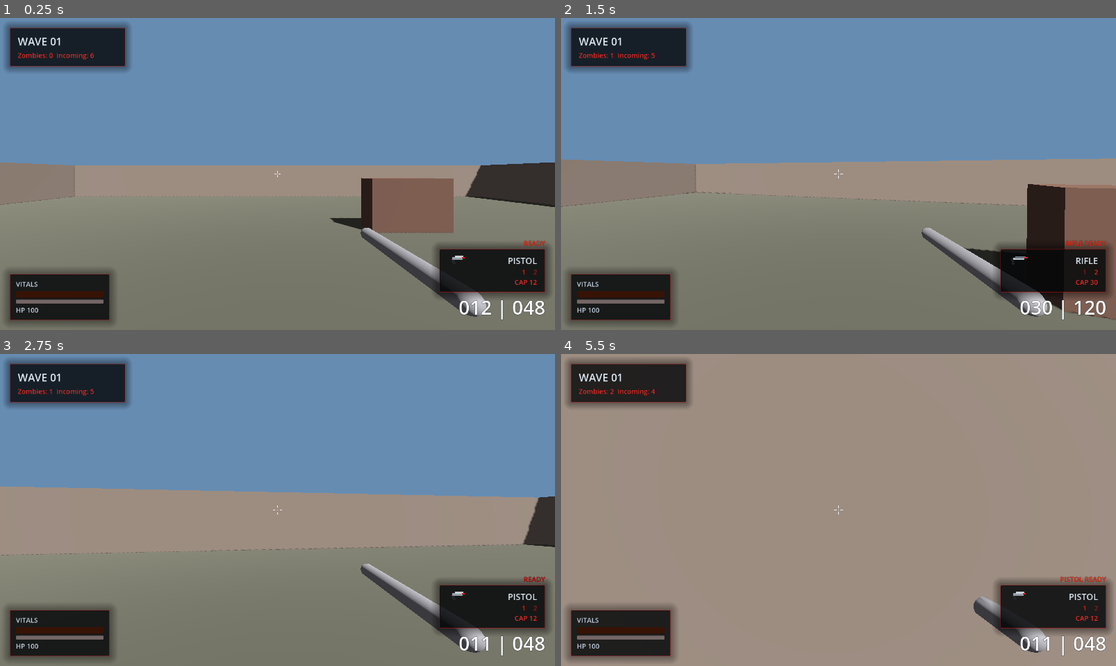
Above: before the commit, frames 1-4 (two rows, left to right).
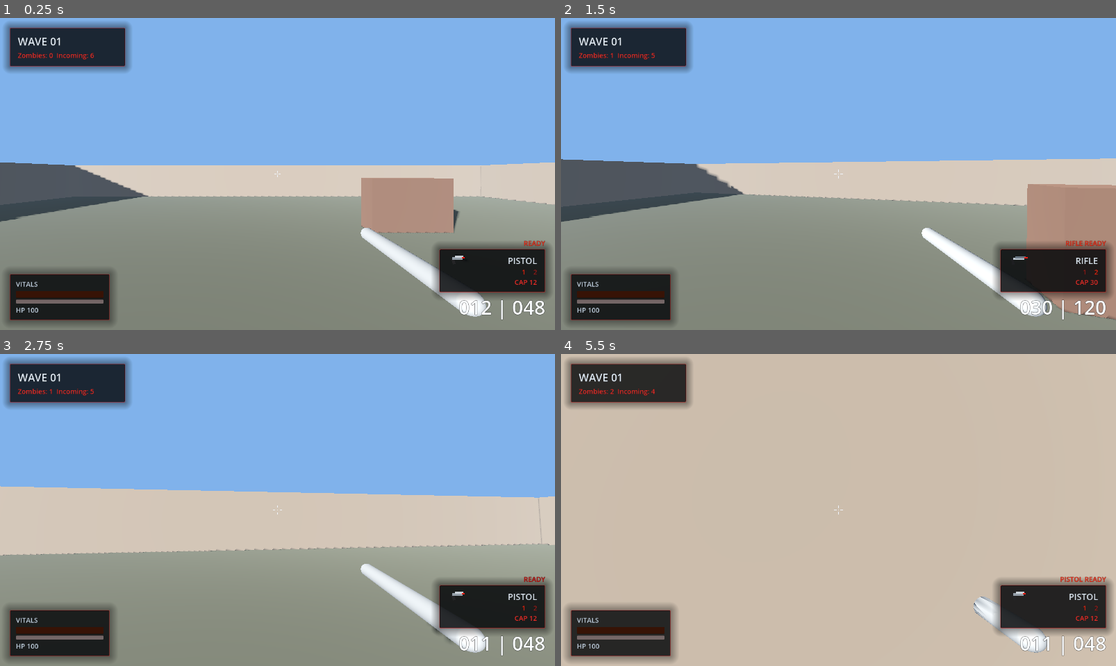
Above: after the commit, the same moments.

Repository: KernPhilipp/Dead-Zones
Game: Godot game, scene res://scenes/main.tscn
Same seed, same stepped clock (60 frames per second), same inputs: the game is played once before the commit and once after it.
Inputs (mouse positions are in pixels of both pictures, inside the frame that each line leads up to):
- Up to frame 1 (0.25 s): no input
- Up to frame 2 (1.5 s): move the mouse to (866, 174) at 0.52 s; hold W (move_forward) from 0.53 s (still down); click (866, 174) at 0.6 s; tap Space (jump) at 0.77 s; move the mouse to (810, 174) at 1.27 s; tap Mouse wheel down (weapon_next) at 1.35 s
- Up to frame 3 (2.75 s): keep holding W (move_forward); tap Space (jump) at 1.52 s; move the mouse to (288, 503) at 2.02 s; tap Mouse wheel up (weapon_prev) at 2.1 s
- Up to frame 4 (5.5 s): keep holding W (move_forward); move the mouse to (832, 516) at 2.77 s; tap 1 (weapon_slot_1) at 2.85 s; tap Space (jump) at 3.02, 3.77, 4.52 s; move the mouse to (877, 513) at 3.52 s; tap 2 (weapon_slot_2) at 3.6 s; move the mouse to (794, 506) at 4.27 s; click (794, 506) at 4.35 s; move the mouse to (844, 510) at 5.02 s; tap Mouse wheel down (weapon_next) at 5.1 s

The runs differ from the first frame. In frame 1, 63% of the frame differs, in the area x 0-100%, y 0-96%; in frame 2, 65%; in frame 3, 72%; in frame 4, 92%, in the area x 0-100%, y 0-100%.

Commit message:
Add EnvironmentController script for dynamic weather system
- Implemented a new EnvironmentController script to manage weather states including clear, cloudy, foggy, rainy, and stormy conditions.
- Introduced weather profiles with parameters for sky shadow, fog density, rain amount, light and ambient multipliers, and storminess.
- Added functionality for day/night cycle, weather transitions, and lightning effects.
- Created rain particle system with adjustable parameters based on weather conditions.
- Configured environment settings such as ambient light, fog, and background color based on current weather and time of day.
- Included methods for updating weather state, applying environmental effects, and generating time labels.

Diff:
--- a/scenes/main.tscn
+++ b/scenes/main.tscn
@@ -1,8 +1,9 @@
-[gd_scene load_steps=8 format=3 uid="uid://main0001"]
+[gd_scene load_steps=9 format=3 uid="uid://main0001"]
 
 [ext_resource type="PackedScene" path="res://scenes/player.tscn" id="1_player"]
 [ext_resource type="PackedScene" path="res://scenes/hud.tscn" id="2_hud"]
 [ext_resource type="Script" path="res://scripts/game_manager.gd" id="3_gm"]
+[ext_resource type="Script" path="res://scripts/environment_controller.gd" id="4_env"]
 
 [sub_resource type="StandardMaterial3D" id="StandardMaterial3D_floor"]
 albedo_color = Color(0.35, 0.35, 0.3, 1)
@@ -32,6 +33,9 @@
 
 [node name="WorldEnvironment" type="WorldEnvironment" parent="."]
 environment = SubResource("Environment_world")
+
+[node name="EnvironmentController" type="Node3D" parent="."]
+script = ExtResource("4_env")
 
 [node name="Map" type="Node3D" parent="."]
 
--- /dev/null
+++ b/scripts/environment_controller.gd
@@ -0,0 +1,355 @@
+extends Node3D
+
+const WEATHER_CLEAR := 0
+const WEATHER_CLOUDY := 1
+const WEATHER_FOGGY := 2
+const WEATHER_RAIN := 3
+const WEATHER_STORM := 4
+
+const WEATHER_PROFILES := {
+	WEATHER_CLEAR: {
+		"sky_shadow": 0.0,
+		"fog_density": 0.002,
+		"rain_amount": 0.0,
+		"light_multiplier": 1.0,
+		"ambient_multiplier": 1.0,
+		"storminess": 0.0
+	},
+	WEATHER_CLOUDY: {
+		"sky_shadow": 0.18,
+		"fog_density": 0.006,
+		"rain_amount": 0.0,
+		"light_multiplier": 0.85,
+		"ambient_multiplier": 0.92,
+		"storminess": 0.0
+	},
+	WEATHER_FOGGY: {
+		"sky_shadow": 0.12,
+		"fog_density": 0.024,
+		"rain_amount": 0.0,
+		"light_multiplier": 0.72,
+		"ambient_multiplier": 0.86,
+		"storminess": 0.0
+	},
+	WEATHER_RAIN: {
+		"sky_shadow": 0.28,
+		"fog_density": 0.014,
+		"rain_amount": 0.72,
+		"light_multiplier": 0.62,
+		"ambient_multiplier": 0.78,
+		"storminess": 0.15
+	},
+	WEATHER_STORM: {
+		"sky_shadow": 0.45,
+		"fog_density": 0.022,
+		"rain_amount": 1.0,
+		"light_multiplier": 0.46,
+		"ambient_multiplier": 0.7,
+		"storminess": 1.0
+	}
+}
+
+const WEATHER_WEIGHTS := {
+	WEATHER_CLEAR: 0.28,
+	WEATHER_CLOUDY: 0.26,
+	WEATHER_FOGGY: 0.18,
+	WEATHER_RAIN: 0.18,
+	WEATHER_STORM: 0.1
+}
+
+@export var cycle_duration_seconds: float = 240.0
+@export_range(0.0, 1.0, 0.001) var start_time_of_day: float = 0.28
+@export var weather_hold_duration: Vector2 = Vector2(20.0, 38.0)
+@export var weather_transition_duration: float = 7.5
+@export var rain_follow_target_path: NodePath
+@export var rain_follow_height: float = 18.0
+@export var rain_area_size: Vector2 = Vector2(18.0, 18.0)
+
+var sun: DirectionalLight3D
+var world_environment: WorldEnvironment
+var environment: Environment
+var follow_target: Node3D
+var rain_particles: GPUParticles3D
+var rain_material: ParticleProcessMaterial
+var lightning_light: OmniLight3D
+
+var rng := RandomNumberGenerator.new()
+var time_of_day: float = 0.0
+var current_weather: int = WEATHER_CLEAR
+var target_weather: int = WEATHER_CLEAR
+var weather_blend: float = 1.0
+var weather_hold_timer: float = 0.0
+var lightning_timer: float = 0.0
+var lightning_flash_duration: float = 0.0
+var lightning_flash_remaining: float = 0.0
+var lightning_peak_energy: float = 0.0
+
+func _ready():
+	rng.randomize()
+	time_of_day = wrapf(start_time_of_day, 0.0, 1.0)
+	sun = _resolve_sun()
+	world_environment = _resolve_world_environment()
+	environment = world_environment.environment
+	if environment == null:
+		environment = Environment.new()
+		world_environment.environment = environment
+	_configure_environment_defaults()
+	follow_target = get_node_or_null(rain_follow_target_path) as Node3D
+	if follow_target == null:
+		follow_target = get_tree().get_first_node_in_group("player") as Node3D
+	_create_weather_effects()
+	current_weather = WEATHER_CLEAR
+	target_weather = current_weather
+	weather_blend = 1.0
+	_reset_weather_hold_timer()
+	lightning_timer = rng.randf_range(2.0, 5.0)
+	_apply_environment()
+
+func _process(delta: float):
+	if cycle_duration_seconds > 0.0:
+		time_of_day = wrapf(time_of_day + (delta / cycle_duration_seconds), 0.0, 1.0)
+	_update_weather_state(delta)
+	_update_lightning(delta)
+	_update_effect_positions()
+	_apply_environment()
+
+func _resolve_sun() -> DirectionalLight3D:
+	var sibling_sun := get_parent().get_node_or_null("DirectionalLight3D") as DirectionalLight3D
+	if sibling_sun != null:
+		return sibling_sun
+	var fallback_sun := DirectionalLight3D.new()
+	fallback_sun.name = "DirectionalLight3D"
+	get_parent().add_child.call_deferred(fallback_sun)
+	push_warning("EnvironmentController: DirectionalLight3D not found, created fallback light.")
+	return fallback_sun
+
+func _resolve_world_environment() -> WorldEnvironment:
+	var sibling_environment := get_parent().get_node_or_null("WorldEnvironment") as WorldEnvironment
+	if sibling_environment != null:
+		return sibling_environment
+	var fallback_environment := WorldEnvironment.new()
+	fallback_environment.name = "WorldEnvironment"
+	get_parent().add_child.call_deferred(fallback_environment)
+	push_warning("EnvironmentController: WorldEnvironment not found, created fallback environment.")
+	return fallback_environment
+
+func _configure_environment_defaults():
+	environment.background_mode = Environment.BG_COLOR
+	environment.ambient_light_source = Environment.AMBIENT_SOURCE_COLOR
+	environment.ambient_light_sky_contribution = 0.0
+	environment.ambient_light_energy = 0.55
+	environment.ambient_light_color = Color(0.55, 0.58, 0.63, 1.0)
+	environment.fog_enabled = true
+	environment.fog_density = 0.004
+	environment.fog_aerial_perspective = 0.15
+	environment.fog_sky_affect = 0.35
+	environment.fog_light_color = Color(0.7, 0.76, 0.84, 1.0)
+	environment.fog_light_energy = 0.8
+	sun.shadow_enabled = true
+	sun.light_energy = 1.25
+
+func _create_weather_effects():
+	rain_particles = GPUParticles3D.new()
+	rain_particles.name = "RainParticles"
+	rain_particles.amount = 1800
+	rain_particles.lifetime = 1.35
+	rain_particles.preprocess = 0.5
+	rain_particles.local_coords = true
+	rain_particles.emitting = false
+	rain_particles.draw_pass_1 = _build_rain_mesh()
+	rain_particles.visibility_aabb = AABB(
+		Vector3(-rain_area_size.x, -28.0, -rain_area_size.y),
+		Vector3(rain_area_size.x * 2.0, 56.0, rain_area_size.y * 2.0)
+	)
+	rain_particles.cast_shadow = GeometryInstance3D.SHADOW_CASTING_SETTING_OFF
+	rain_material = ParticleProcessMaterial.new()
+	rain_material.direction = Vector3(0.0, -1.0, 0.0)
+	rain_material.spread = 4.0
+	rain_material.gravity = Vector3(0.0, -26.0, 0.0)
+	rain_material.initial_velocity_min = 18.0
+	rain_material.initial_velocity_max = 24.0
+	rain_material.scale_min = 0.75
+	rain_material.scale_max = 1.2
+	rain_material.color = Color(0.8, 0.87, 0.95, 0.55)
+	rain_material.emission_shape = ParticleProcessMaterial.EMISSION_SHAPE_BOX
+	rain_material.emission_box_extents = Vector3(rain_area_size.x, 1.0, rain_area_size.y)
+	rain_particles.process_material = rain_material
+	add_child(rain_particles)
+
+	lightning_light = OmniLight3D.new()
+	lightning_light.name = "LightningLight"
+	lightning_light.light_color = Color(0.9, 0.96, 1.0, 1.0)
+	lightning_light.light_energy = 0.0
+	lightning_light.omni_range = 42.0
+	lightning_light.shadow_enabled = false
+	add_child(lightning_light)
+
+func _build_rain_mesh() -> QuadMesh:
+	var mesh := QuadMesh.new()
+	mesh.size = Vector2(0.03, 0.8)
+	var material := StandardMaterial3D.new()
+	material.shading_mode = BaseMaterial3D.SHADING_MODE_UNSHADED
+	material.transparency = BaseMaterial3D.TRANSPARENCY_ALPHA
+	material.vertex_color_use_as_albedo = true
+	material.billboard_mode = BaseMaterial3D.BILLBOARD_ENABLED
+	material.cull_mode = BaseMaterial3D.CULL_DISABLED
+	material.albedo_color = Color(0.9, 0.96, 1.0, 0.65)
+	mesh.material = material
+	return mesh
+
+func _update_weather_state(delta: float):
+	if current_weather == target_weather:
+		weather_hold_timer -= delta
+		if weather_hold_timer <= 0.0:
+			target_weather = _pick_next_weather()
+			weather_blend = 0.0
+		return
+
+	weather_blend = minf(weather_blend + (delta / maxf(weather_transition_duration, 0.01)), 1.0)
+	if weather_blend >= 1.0:
+		current_weather = target_weather
+		weather_blend = 1.0
+		_reset_weather_hold_timer()
+
+func _update_lightning(delta: float):
+	var storminess := _get_weather_value("storminess")
+	if storminess < 0.2:
+		lightning_flash_remaining = 0.0
+		lightning_flash_duration = 0.0
+		lightning_peak_energy = 0.0
+		lightning_light.light_energy = 0.0
+		lightning_timer = rng.randf_range(2.0, 5.0)
+		return
+
+	lightning_timer -= delta
+	if lightning_flash_remaining <= 0.0 and lightning_timer <= 0.0 and rng.randf() < storminess:
+		_begin_lightning_flash(storminess)
+
+	if lightning_flash_remaining > 0.0:
+		lightning_flash_remaining = maxf(lightning_flash_remaining - delta, 0.0)
+		var progress := 1.0 - (lightning_flash_remaining / maxf(lightning_flash_duration, 0.01))
+		var pulse := sin(progress * PI)
+		lightning_light.light_energy = lightning_peak_energy * pulse
+	else:
+		lightning_light.light_energy = 0.0
+
+func _begin_lightning_flash(storminess: float):
+	lightning_flash_duration = rng.randf_range(0.08, 0.16)
+	lightning_flash_remaining = lightning_flash_duration
+	lightning_peak_energy = rng.randf_range(2.0, 3.2) * lerpf(0.7, 1.15, storminess)
+	lightning_timer = rng.randf_range(1.8, 4.5)
+	if follow_target != null:
+		var offset := Vector3(rng.randf_range(-12.0, 12.0), 14.0, rng.randf_range(-12.0, 12.0))
+		lightning_light.global_position = follow_target.global_position + offset
+
+func _update_effect_positions():
+	if follow_target == null:
+		return
+	var target_position := follow_target.global_position
+	if rain_particles != null:
+		rain_particles.global_position = Vector3(target_position.x, target_position.y + rain_follow_height, target_position.z)
+	if lightning_light != null and lightning_flash_remaining <= 0.0:
+		lightning_light.global_position = Vector3(target_position.x, target_position.y + rain_follow_height + 4.0, target_position.z)
+
+func _apply_environment():
+	var orbit_angle := time_of_day * TAU
+	var sun_height_curve := sin(orbit_angle - (PI * 0.5))
+	var elevation := lerpf(deg_to_rad(-82.0), deg_to_rad(82.0), (sun_height_curve + 1.0) * 0.5)
+	var azimuth := orbit_angle + deg_to_rad(32.0)
+	var sun_position := Vector3(
+		cos(elevation) * cos(azimuth),
+		sin(elevation),
+		cos(elevation) * sin(azimuth)
+	).normalized()
+	var light_direction := -sun_position
+	sun.transform = Transform3D(Basis.looking_at(light_direction, Vector3.UP), sun.transform.origin)
+
+	var daylight := smoothstep(-0.16, 0.1, sun_position.y)
+	var twilight := clampf(1.0 - absf(sun_position.y * 4.0), 0.0, 1.0)
+	var sky_shadow := _get_weather_value("sky_shadow")
+	var fog_density := _get_weather_value("fog_density") + ((1.0 - daylight) * 0.006)
+	var ambient_multiplier := _get_weather_value("ambient_multiplier")
+	var light_multiplier := _get_weather_value("light_multiplier")
+	var rain_amount := _get_weather_value("rain_amount")
+	var lightning_mix := clampf(lightning_light.light_energy / 3.2, 0.0, 1.0)
+
+	var night_sky := Color(0.03, 0.05, 0.1, 1.0)
+	var day_sky := Color(0.48, 0.69, 0.92, 1.0)
+	var dawn_sky := Color(0.98, 0.46, 0.25, 1.0)
+	var storm_sky := Color(0.18, 0.2, 0.25, 1.0)
+	var sky_color := night_sky.lerp(day_sky, daylight)
+	sky_color = sky_color.lerp(dawn_sky, twilight * 0.42)
+	sky_color = sky_color.lerp(storm_sky, sky_shadow)
+	sky_color = sky_color.lerp(Color(0.85, 0.92, 1.0, 1.0), lightning_mix * 0.28)
+
+	var ambient_day := Color(0.64, 0.68, 0.74, 1.0)
+	var ambient_night := Color(0.12, 0.15, 0.22, 1.0)
+	var ambient_color := ambient_night.lerp(ambient_day, daylight)
+	ambient_color = ambient_color.lerp(sky_color, 0.25)
+
+	var day_sun_color := Color(1.0, 0.96, 0.89, 1.0)
+	var dusk_sun_color := Color(1.0, 0.68, 0.42, 1.0)
+	var moon_color := Color(0.42, 0.5, 0.68, 1.0)
+	var sun_color := moon_color.lerp(day_sun_color, daylight)
+	sun_color = sun_color.lerp(dusk_sun_color, twilight * 0.65)
+	sun_color = sun_color.lerp(Color(0.9, 0.96, 1.0, 1.0), lightning_mix * 0.35)
+
+	environment.background_color = sky_color
+	environment.ambient_light_color = ambient_color
+	environment.ambient_light_energy = lerpf(0.24, 1.0, daylight) * ambient_multiplier
+	environment.fog_enabled = fog_density > 0.001
+	environment.fog_density = fog_density
+	environment.fog_aerial_perspective = lerpf(0.15, 0.4, rain_amount)
+	environment.fog_sky_affect = lerpf(0.3, 0.55, sky_shadow)
+	environment.fog_light_color = sky_color.lerp(Color(0.78, 0.84, 0.92, 1.0), 0.25)
+	environment.fog_light_energy = lerpf(0.55, 1.0, daylight)
+
+	sun.light_color = sun_color
+	sun.light_energy = (lerpf(0.06, 1.7, daylight) * light_multiplier) + (lightning_light.light_energy * 0.35)
+
+	_update_rain_effect(rain_amount)
+
+func _update_rain_effect(rain_amount: float):
+	if rain_particles == null or rain_material == null:
+		return
+	if rain_amount <= 0.05:
+		rain_particles.emitting = false
+		return
+
+	rain_particles.emitting = true
+	rain_particles.amount = int(lerpf(900.0, 2200.0, rain_amount))
+	rain_material.initial_velocity_min = lerpf(15.0, 22.0, rain_amount)
+	rain_material.initial_velocity_max = lerpf(19.0, 28.0, rain_amount)
+	rain_material.gravity = Vector3(0.0, lerpf(-22.0, -34.0, rain_amount), 0.0)
+	rain_material.color = Color(0.78, 0.86, 0.96, lerpf(0.35, 0.75, rain_amount))
+
+func _pick_next_weather() -> int:
+	var total_weight := 0.0
+	for weather_type in WEATHER_WEIGHTS.keys():
+		if weather_type == current_weather:
+			continue
+		total_weight += float(WEATHER_WEIGHTS[weather_type])
+
+	var roll := rng.randf() * total_weight
+	for weather_type in WEATHER_WEIGHTS.keys():
+		if weather_type == current_weather:
+			continue
+		roll -= float(WEATHER_WEIGHTS[weather_type])
+		if roll <= 0.0:
+			return int(weather_type)
+	return WEATHER_CLEAR
+
+func _reset_weather_hold_timer():
+	weather_hold_timer = rng.randf_range(weather_hold_duration.x, weather_hold_duration.y)
+
+func _get_weather_value(key: String) -> float:
+	var from_profile: Dictionary = WEATHER_PROFILES.get(current_weather, WEATHER_PROFILES[WEATHER_CLEAR])
+	var to_profile: Dictionary = WEATHER_PROFILES.get(target_weather, from_profile)
+	var blend := 1.0 if current_weather == target_weather else smoothstep(0.0, 1.0, weather_blend)
+	return lerpf(float(from_profile.get(key, 0.0)), float(to_profile.get(key, 0.0)), blend)
+
+func get_time_label() -> String:
+	var total_minutes := int(roundi(time_of_day * 24.0 * 60.0)) % (24 * 60)
+	var hours: int = total_minutes / 60
+	var minutes: int = total_minutes % 60
+	return "%02d:%02d" % [hours, minutes]
Not shown, added: scripts/environment_controller.gd.uid
